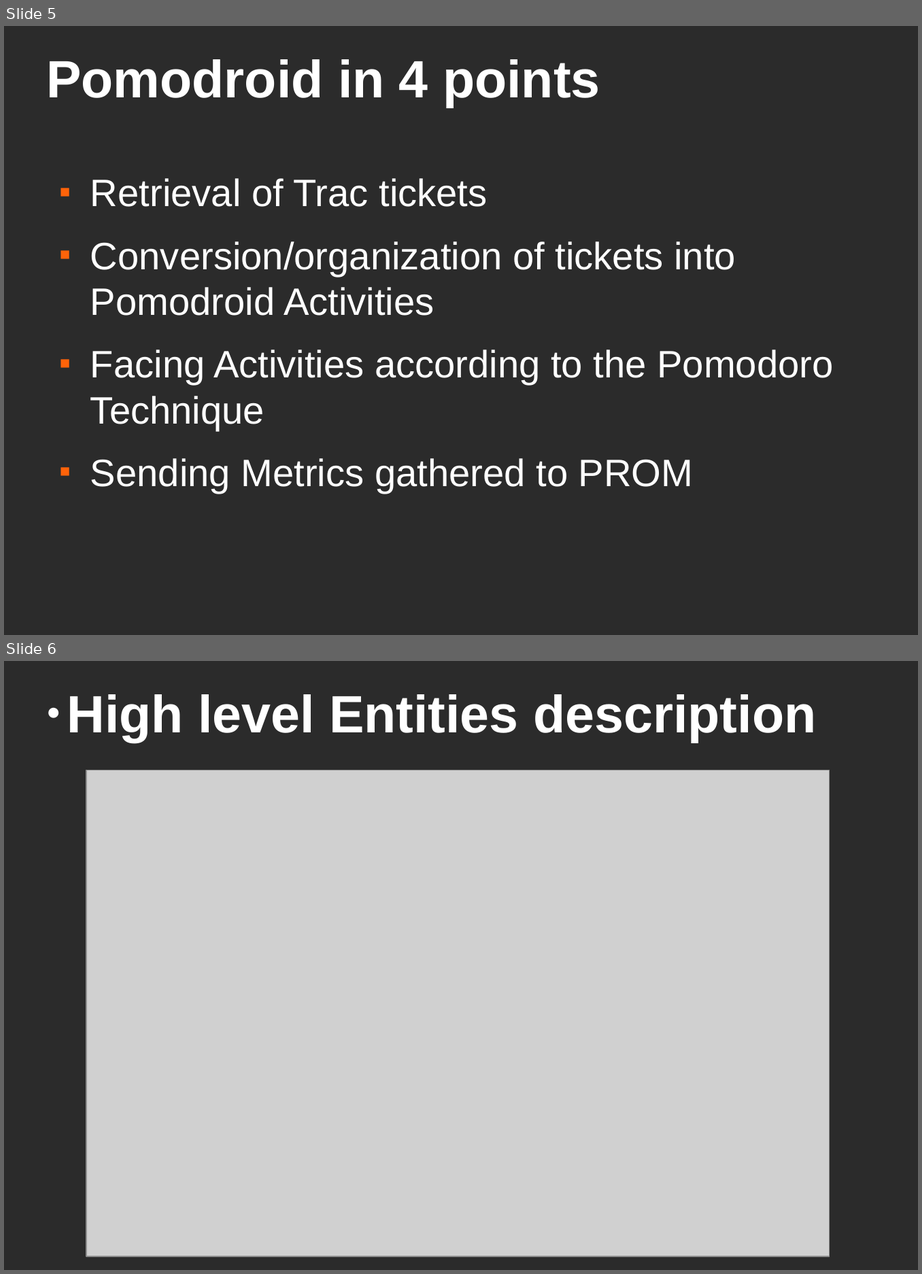
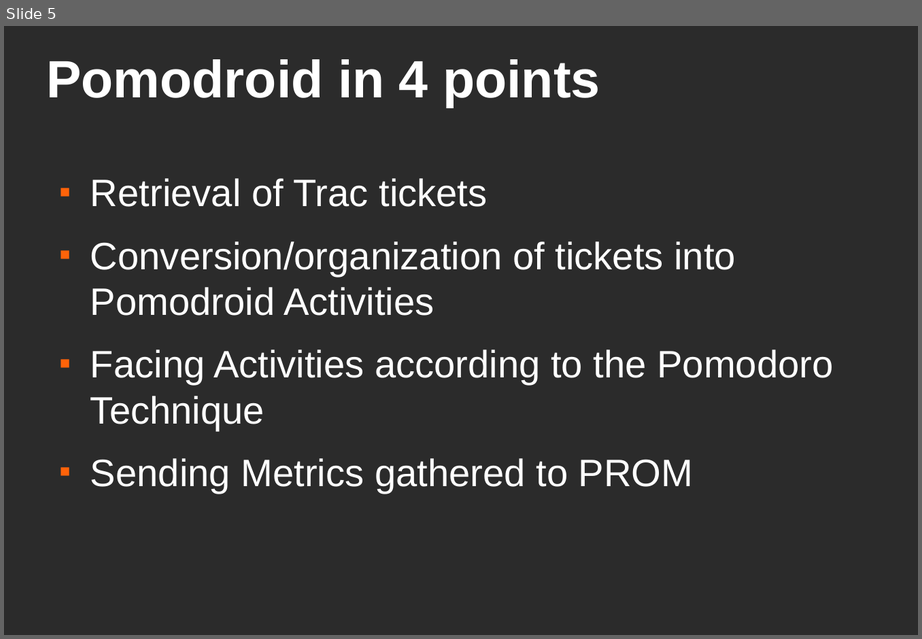
Before and after one commit to dgraziotin/openpomo, a slide deck: docs/Project_Presentation.odp. Shown one above the other, each under a label of ours: slides 5 and 6 before the commit, slide 5 after it. The pictures are 922x1274 and 922x639 pixels, drawn with LibreOffice and Linux fonts; fonts in the diff are those of the drawing; grey boxes stand for pictures; background and template pictures are left out; a plain dark background stands for a picture behind light text. Boxes give left, top, right and bottom in pixels: in the first picture for what was removed or moved away, otherwise in the second. Text is boxed around its words. In the diff, an @@ line names an element or a change of style, - is before the commit and + after.

```diff
--- a/docs/Project_Presentation.odp
+++ b/docs/Project_Presentation.odp
@@ slide 6 removed at (x1=4, y1=661, x2=918, y2=1270), background picture (left out) @@
@@ title removed at (x1=67, y1=694, x2=816, y2=743) @@
-● High level Entities description
@@ picture removed at (x1=86, y1=770, x2=830, y2=1257) @@
```
Also in this commit, not shown: 1 slide changed.
